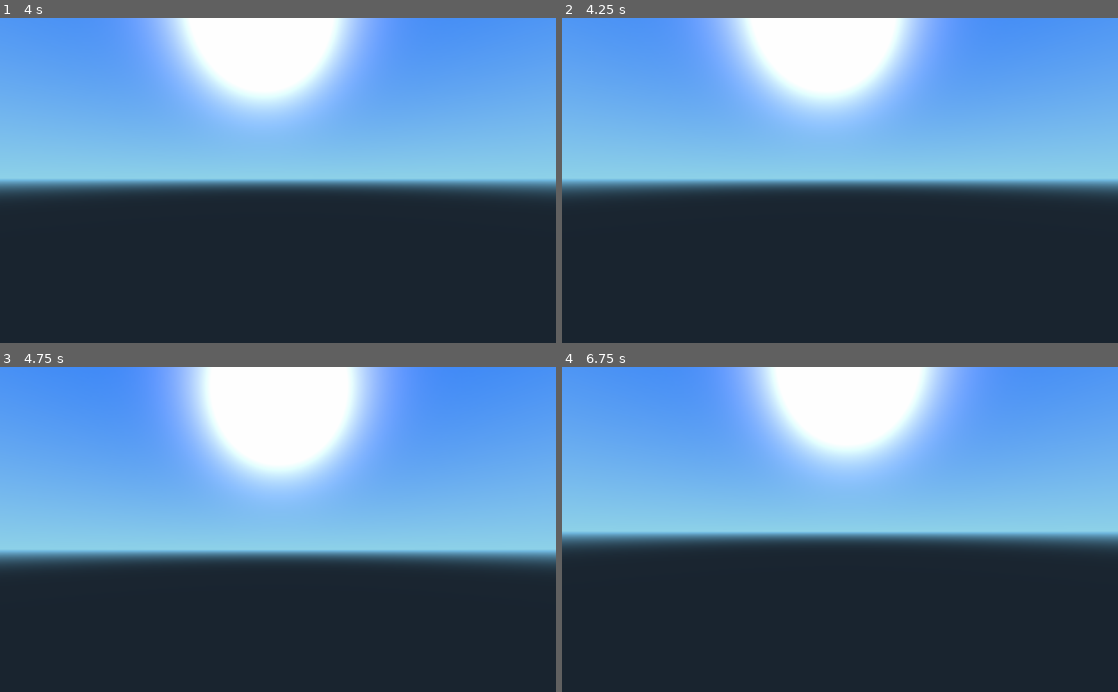
Above: before the commit, frames 1-4 (two rows, left to right).
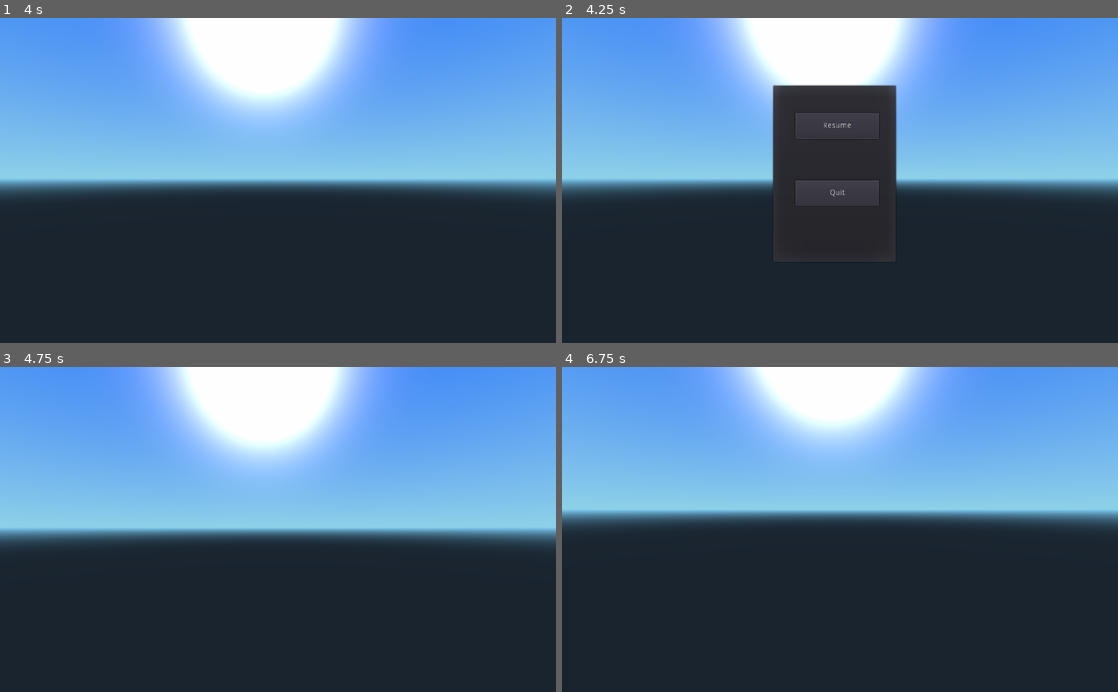
Above: after the commit, the same moments.

Repository: LAK132/GameGame
Game: Godot game, scene res://Scenes/Main.tscn
Same seed, same stepped clock (60 frames per second), same inputs: the game is played once before the commit and once after it.
Inputs (mouse positions are in pixels of both pictures, inside the frame that each line leads up to):
- Up to frame 1 (4 s): move the mouse to (305, 180) at 0.52 s; hold E 0.53-1.28 s; hold W (Forward) from 0.53 s (still down); tap Space (Jump) at 0.77, 1.52, 3.02, 3.5, 3.77 s; move the mouse to (250, 180) at 1.27 s; tap E at 1.35, 2.85 s; move the mouse to (289, 174) at 2.02 s; hold E 2.03-2.78 s; tap Enter at 2.75 s; move the mouse to (272, 187) at 2.77 s; move the mouse to (316, 183) at 3.52 s; hold E from 3.53 s (still down)
- Up to frame 2 (4.25 s): keep holding W (Forward); keep holding E; tap Escape (ui_menu, bound only after the commit) at 4.15 s
- Up to frame 3 (4.75 s): release W (Forward) at 4.25 s; release E at 4.25 s; click (278, 474) at 4.25 s, where only the run after the commit has a clickable "Resume"
- Up to frame 4 (6.75 s): tap Enter at 5, 6.5 s; move the mouse to (795, 526) at 5.02 s; hold W (Forward) 5.03-6.53 s; tap E at 5.1, 6.6 s; tap Space (Jump) at 5.27, 5.75 s; move the mouse to (845, 529) at 5.77 s; hold E 5.78-6.53 s; move the mouse to (817, 523) at 6.52 s; hold D (Right) from 6.53 s (still down)

Frame 1 is identical in both runs. In frame 2, 7.9% of the frame differs, in the area x 37-61%, y 20-75%; in frame 3, 18%, in the area x 0-100%, y 0-62%; in frame 4, 17%.

Commit message:
stuff

Diff:
--- a/Godot/Scenes/First_Person_Character.tscn
+++ b/Godot/Scenes/First_Person_Character.tscn
@@ -1,6 +1,7 @@
 [gd_scene load_steps=4 format=2]
 
-[ext_resource path="res://Scenes/KinematicBody.gd" type="Script" id=1]
+[ext_resource path="res://Scenes/Scripts/KinematicBody.gd" type="Script" id=1]
+
 
 [sub_resource type="BoxShape" id=1]
 
--- a/Godot/Scenes/Main.tscn
+++ b/Godot/Scenes/Main.tscn
@@ -1,7 +1,9 @@
-[gd_scene load_steps=10 format=2]
-
-[ext_resource path="res://Scenes/Button.tscn" type="PackedScene" id=1]
-[ext_resource path="res://Scenes/Player.tscn" type="PackedScene" id=2]
+[gd_scene load_steps=12 format=2]
+
+[ext_resource path="res://Scenes/Scripts/Main.gd" type="Script" id=1]
+[ext_resource path="res://Scenes/Button.tscn" type="PackedScene" id=2]
+[ext_resource path="res://Scenes/Player.tscn" type="PackedScene" id=3]
+[ext_resource path="res://Scenes/PopupMenu.tscn" type="PackedScene" id=4]
 
 [sub_resource type="MultiMesh" id=1]
 
@@ -99,6 +101,8 @@
 
 [node name="Spatial" type="Spatial" index="0"]
 
+script = ExtResource( 1 )
+
 [node name="World" type="MultiMeshInstance" parent="." index="0"]
 
 editor/display_folded = true
@@ -204,10 +208,14 @@
 transform = Transform( 1, 0, 0, 0, -4.37114e-08, -1, 0, 1, -4.37114e-08, 0, 0, 0 )
 _sections_unfolded = [ "Transform" ]
 
-[node name="Spatial" parent="Button" index="0" instance=ExtResource( 1 )]
+[node name="Spatial" parent="Button" index="0" instance=ExtResource( 2 )]
 
 transform = Transform( 1, 0, 0, 0, 1, 0, 0, 0, 1, 0, -9.50139, -2.7567 )
 
-[node name="Player" parent="." index="2" instance=ExtResource( 2 )]
+[node name="Player" parent="." index="2" instance=ExtResource( 3 )]
 
 transform = Transform( 1, 0, 0, 0, 1, 0, 0, 0, 1, -4.08786, 4.52792, 5.29257 )
+
+[node name="PopupMenu" parent="." index="3" instance=ExtResource( 4 )]
+
+visible = false
--- a/Godot/Scenes/Player.tscn
+++ b/Godot/Scenes/Player.tscn
@@ -1,6 +1,8 @@
 [gd_scene load_steps=5 format=2]
 
-[ext_resource path="res://Player.gd" type="Script" id=1]
+[ext_resource path="res://Scenes/Scripts/Player.gd" type="Script" id=1]
+
+
 
 [sub_resource type="CapsuleShape" id=1]
 
--- /dev/null
+++ b/Godot/Scenes/PopupMenu.tscn
@@ -0,0 +1,72 @@
+[gd_scene format=2]
+
+[node name="PopupMenu" type="PopupMenu"]
+
+anchor_left = 0.0
+anchor_top = 0.0
+anchor_right = 0.0
+anchor_bottom = 0.0
+margin_left = 386.0
+margin_top = 122.0
+margin_right = 618.0
+margin_bottom = 453.0
+rect_pivot_offset = Vector2( 0, 0 )
+rect_clip_content = false
+focus_mode = 2
+mouse_filter = 0
+mouse_default_cursor_shape = 0
+size_flags_horizontal = 1
+size_flags_vertical = 1
+popup_exclusive = false
+items = [  ]
+hide_on_state_item_selection = false
+
+[node name="Resume" type="Button" parent="." index="1"]
+
+anchor_left = 0.0
+anchor_top = 0.0
+anchor_right = 0.0
+anchor_bottom = 0.0
+margin_left = 44.0
+margin_top = 53.0
+margin_right = 198.0
+margin_bottom = 101.0
+rect_pivot_offset = Vector2( 0, 0 )
+rect_clip_content = false
+focus_mode = 2
+mouse_filter = 0
+mouse_default_cursor_shape = 0
+size_flags_horizontal = 1
+size_flags_vertical = 1
+toggle_mode = false
+enabled_focus_mode = 2
+shortcut = null
+group = null
+text = "Resume"
+flat = false
+align = 1
+
+[node name="Quit" type="Button" parent="." index="2"]
+
+anchor_left = 0.0
+anchor_top = 0.0
+anchor_right = 0.0
+anchor_bottom = 0.0
+margin_left = 44.0
+margin_top = 178.0
+margin_right = 198.0
+margin_bottom = 225.0
+rect_pivot_offset = Vector2( 0, 0 )
+rect_clip_content = false
+focus_mode = 2
+mouse_filter = 0
+mouse_default_cursor_shape = 0
+size_flags_horizontal = 1
+size_flags_vertical = 1
+toggle_mode = false
+enabled_focus_mode = 2
+shortcut = null
+group = null
+text = "Quit"
+flat = false
+align = 1
--- /dev/null
+++ b/Godot/Scenes/Scripts/Main.gd
@@ -0,0 +1,27 @@
+extends Spatial
+
+onready var menu = get_node("PopupMenu")
+
+func _ready():
+	get_node("PopupMenu/Resume").connect("pressed", self, "_resume")
+	get_node("PopupMenu/Quit").connect("pressed", self, "_quit")
+	pass
+
+func _resume():
+	menu.hide()
+	Input.set_mouse_mode(Input.MOUSE_MODE_CAPTURED)
+	pass
+
+func _quit():
+	get_tree().quit()
+	pass
+
+func _process(delta):
+	if Input.is_action_just_pressed("ui_menu"):
+		if menu.is_visible_in_tree():
+			menu.hide()
+			Input.set_mouse_mode(Input.MOUSE_MODE_CAPTURED)
+		else:
+			menu.show()
+			Input.set_mouse_mode(Input.MOUSE_MODE_VISIBLE)
+	pass
--- a/Godot/Player.gd
+++ b/Godot/Scenes/Scripts/Player.gd
@@ -61,10 +61,10 @@
 	velocity = move_and_slide(velocity, Vector3(0,1,0), 0.05, 4, deg2rad(SLOPE))
 
 func _input(event):
-    if event is InputEventMouseMotion && Input.get_mouse_mode() == Input.MOUSE_MODE_CAPTURED:
-        camera_holder.rotate_x(deg2rad(event.relative.y * SENSITIVITY * -1))
-        self.rotate_y(deg2rad(event.relative.x * SENSITIVITY * -1))
+	if event is InputEventMouseMotion && Input.get_mouse_mode() == Input.MOUSE_MODE_CAPTURED:
+		camera_holder.rotate_x(deg2rad(event.relative.y * SENSITIVITY * -1))
+		self.rotate_y(deg2rad(event.relative.x * SENSITIVITY * -1))
 
-        var camera_rot = camera_holder.rotation_degrees
-        camera_rot.x = clamp(camera_rot.x, -70, 70)
-        camera_holder.rotation_degrees = camera_rot
+		var camera_rot = camera_holder.rotation_degrees
+		camera_rot.x = clamp(camera_rot.x, -70, 70)
+		camera_holder.rotation_degrees = camera_rot
--- a/Godot/Scenes/Scripts/global.gd
+++ /dev/null
@@ -1,7 +0,0 @@
-extends Node
-
-var within_button = false
-
-func _ready():
-
-	pass
--- a/Godot/project.godot
+++ b/Godot/project.godot
@@ -13,10 +13,6 @@
 config/name="Game Game"
 run/main_scene="res://Scenes/Main.tscn"
 config/icon="res://icon.png"
-
-[autoload]
-
-global="*res://Scenes/Scripts/global.gd"
 
 [input]
 
@@ -42,6 +38,8 @@
  ]
 Right=[ Object(InputEventKey,"resource_local_to_scene":false,"resource_name":"","device":0,"alt":false,"shift":false,"control":false,"meta":false,"command":false,"pressed":false,"scancode":68,"unicode":0,"echo":false,"script":null)
  ]
+ui_menu=[ Object(InputEventKey,"resource_local_to_scene":false,"resource_name":"","device":0,"alt":false,"shift":false,"control":false,"meta":false,"command":false,"pressed":false,"scancode":16777217,"unicode":0,"echo":false,"script":null)
+ ]
 
 [rendering]
 
Not shown, changed: Godot/Assets/Button.obj.import
Renamed: Godot/Scenes/Camera.gd -> Godot/Scenes/Scripts/Camera.gd
Renamed: Godot/Scenes/KinematicBody.gd -> Godot/Scenes/Scripts/KinematicBody.gd
